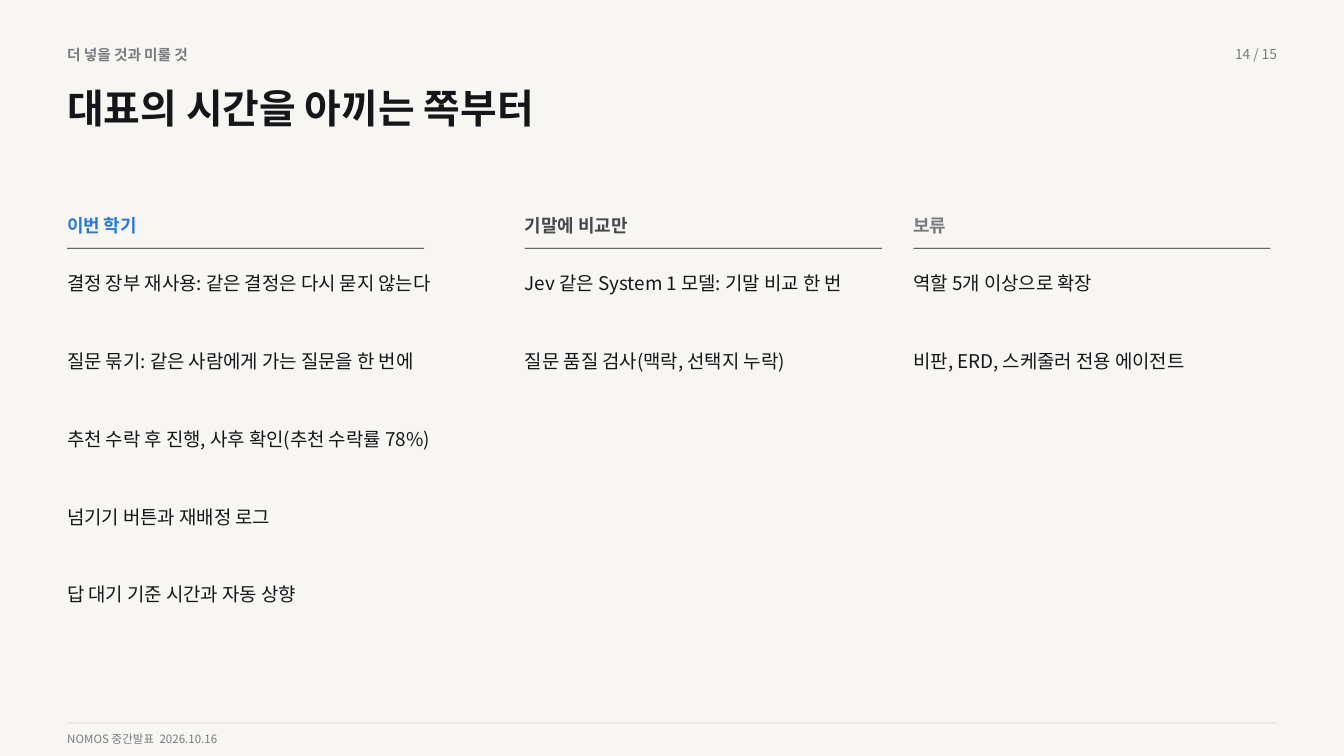
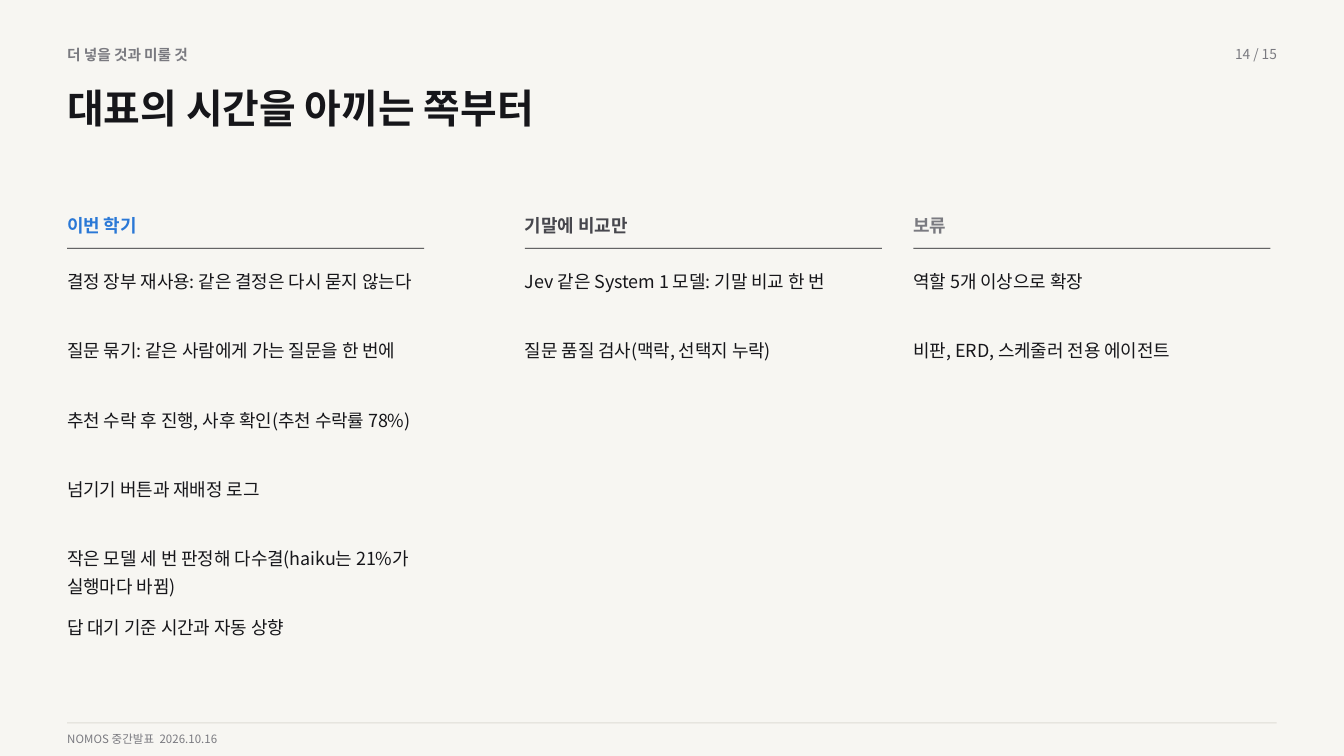
Before and after one commit to Capstone-NOMOS/frontend, a slide deck: slide 14 of docs/midterm/midterm-deck.pptx. Drawn at 1344x756 pixels with LibreOffice and Linux fonts; fonts in the diff are those of the drawing. Boxes give left, top, right and bottom in pixels: in the first picture for what was removed or moved away, otherwise in the second. Text is boxed around its words. In the diff, an @@ line names an element or a change of style, - is before the commit and + after.

```diff
--- a/docs/midterm/midterm-deck.pptx
+++ b/docs/midterm/midterm-deck.pptx
@@ text "질문 묶기: 같은 사람에게 가는 ...": place and size @@
-text "질문 묶기: 같은 사람에게 가는 ..." at (67,352,414,370)
+text "질문 묶기: 같은 사람에게 가는 ..." at (67,342,395,359)
@@ text "질문 품질 검사(맥락, 선택지 누락)": place and size @@
-text "질문 품질 검사(맥락, 선택지 누락)" at (525,352,785,372)
+text "질문 품질 검사(맥락, 선택지 누락)" at (525,342,771,361)
@@ text "비판, ERD, 스케줄러 전용 에이전트": place and size @@
-text "비판, ERD, 스케줄러 전용 에이전트" at (913,352,1184,372)
+text "비판, ERD, 스케줄러 전용 에이전트" at (913,342,1171,360)
@@ text "추천 수락 후 진행, 사후 ...": place and size @@
-text "추천 수락 후 진행, 사후 ..." at (67,430,430,450)
+text "추천 수락 후 진행, 사후 ..." at (67,412,410,431)
@@ text "넘기기 버튼과 재배정 로그": place and size @@
-text "넘기기 버튼과 재배정 로그" at (67,508,271,526)
+text "넘기기 버튼과 재배정 로그" at (67,481,260,498)
@@ text added at (67,550,409,597), 12.8 pt, text #16161A @@
+작은 모델 세 번 판정해 다수결(haiku는 21%가 실행마다 바뀜)
@@ size 13.5 to 12.8 pt; line spacing 1.33 to 1.29 in 9 elements at (67,273,411,290), (525,273,826,292), (913,273,1083,290), (67,342,395,359), (525,342,771,361), (913,342,1171,360), (67,412,410,431), (67,481,260,498), (67,619,284,636) @@
@@ text "답 대기 기준 시간과 자동 ...": place and size @@
-text "답 대기 기준 시간과 자동 ..." at (67,585,296,603)
+text "답 대기 기준 시간과 자동 ..." at (67,619,284,636)
```
Also in this commit, not shown: 3 other files.
